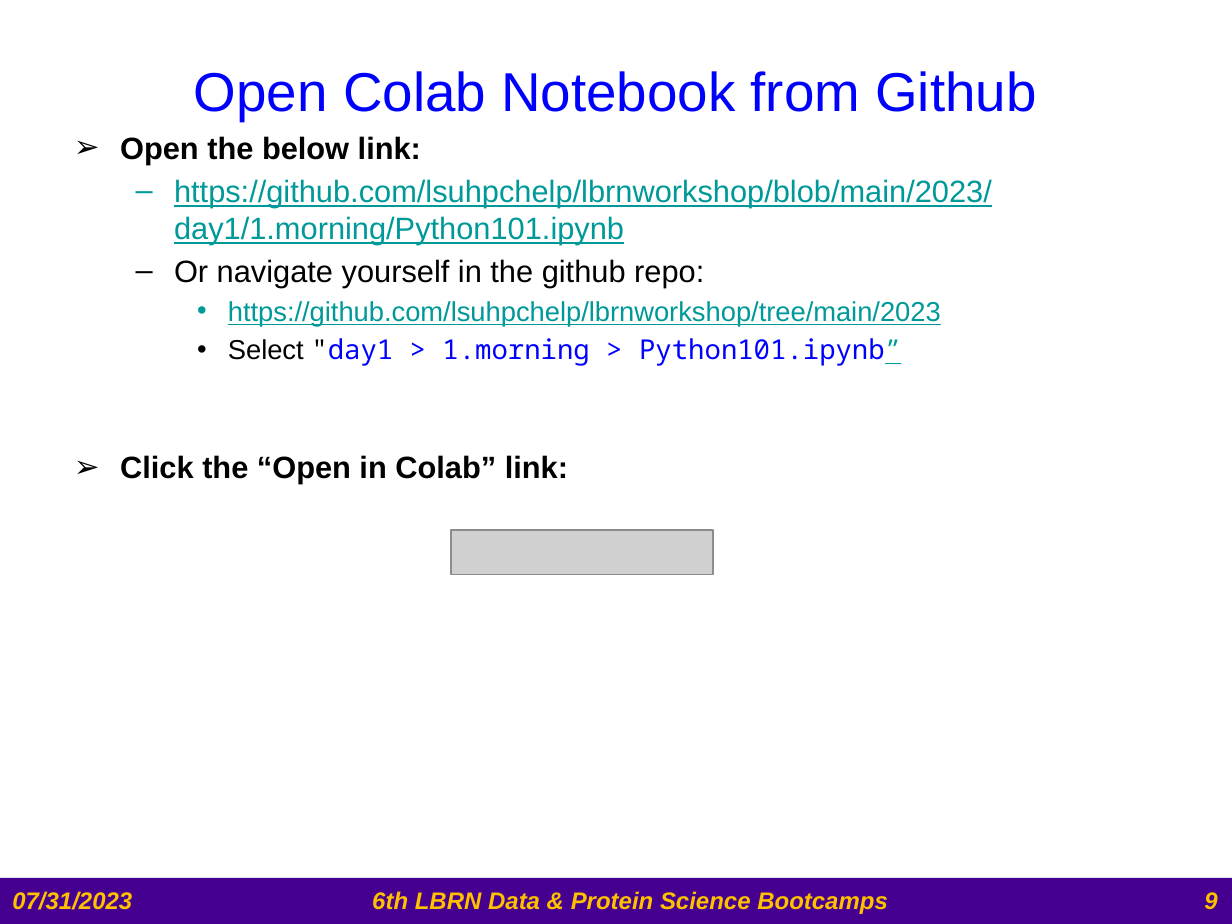
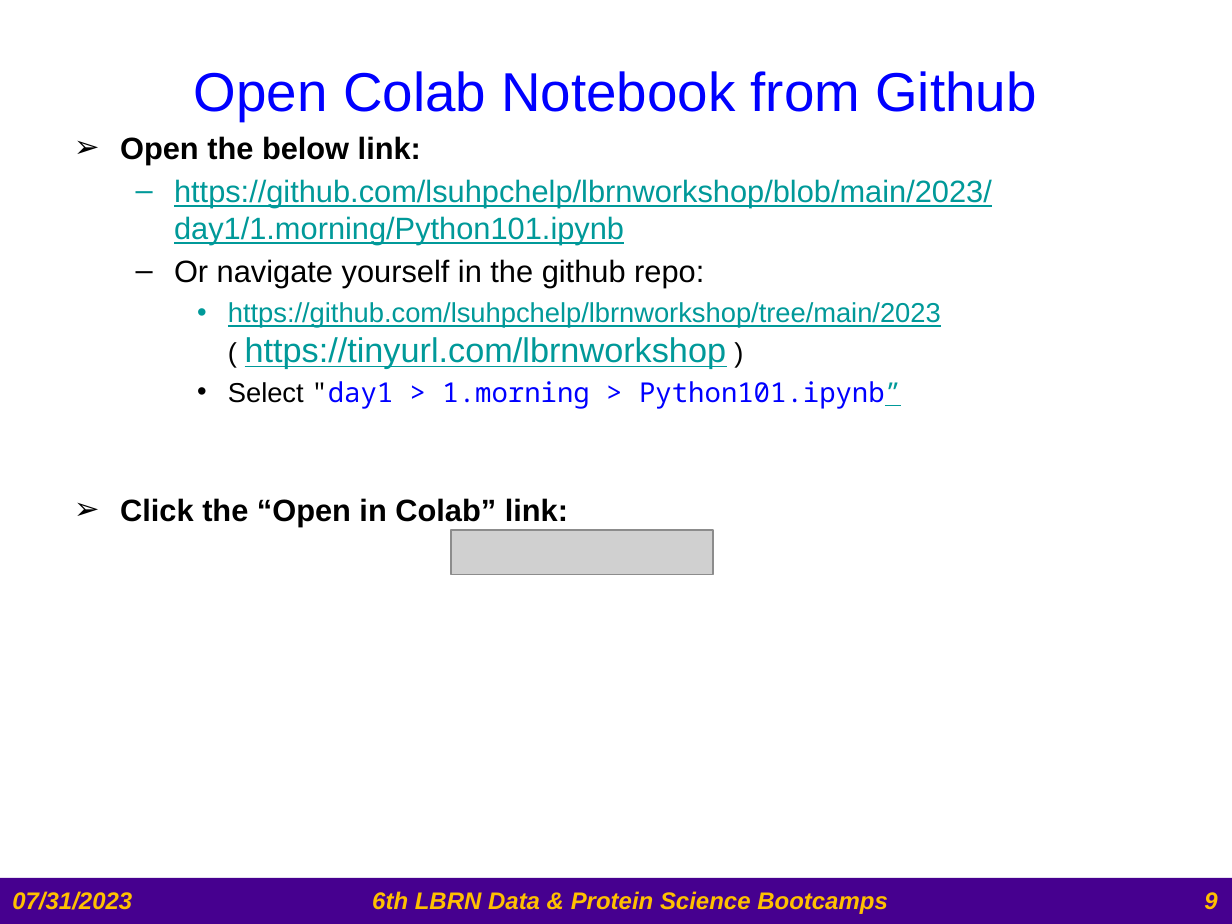
Before and after one commit to lsuhpchelp/lbrnworkshop, a slide deck: slide 9 of 2023/day1/1.morning/2023_LBRN_bootcamp_intro.pptx. Drawn at 1232x924 pixels with LibreOffice and Linux fonts; fonts in the diff are those of the drawing; grey boxes stand for pictures; background and template pictures are left out. Boxes give left, top, right and bottom in pixels: in the first picture for what was removed or moved away, otherwise in the second. Text is boxed around its words. In the diff, an @@ line names an element or a change of style, - is before the commit and + after.

Commit message:
Updated slides

```diff
--- a/2023/day1/1.morning/2023_LBRN_bootcamp_intro.pptx
+++ b/2023/day1/1.morning/2023_LBRN_bootcamp_intro.pptx
@@ text at box(228, 302, 941, 369): text changed @@
-    • https://github.com/lsuhpchelp/lbrnworkshop/tree/main/2023
+    • https://github.com/lsuhpchelp/lbrnworkshop/tree/main/2023
+      ( https://tinyurl.com/lbrnworkshop )
```
Also in this commit, not shown: 1 other slide changed.
